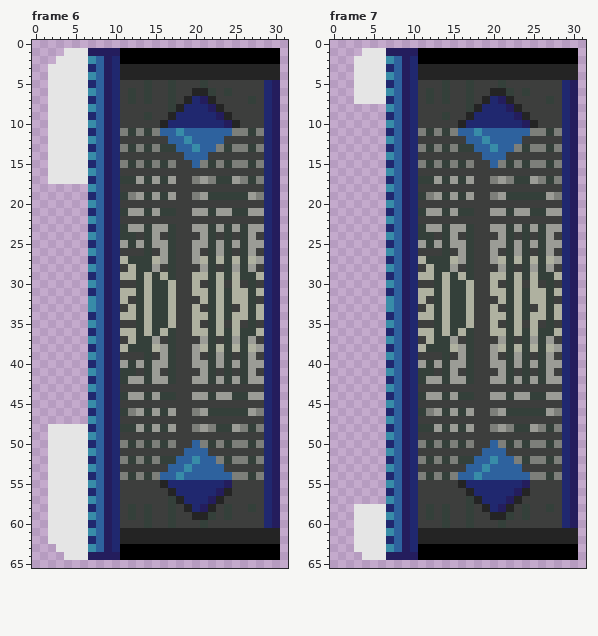
One commit to this pixel-art file: Assets/Sprites/Scenery/Global/BlasterDoor.aseprite. The picture above was drawn from the file before the commit.
32x66 pixels, 9 frames. Shown: frame 6, frame 7. The commit also changed other frames, which this record leaves out.
Once edited:
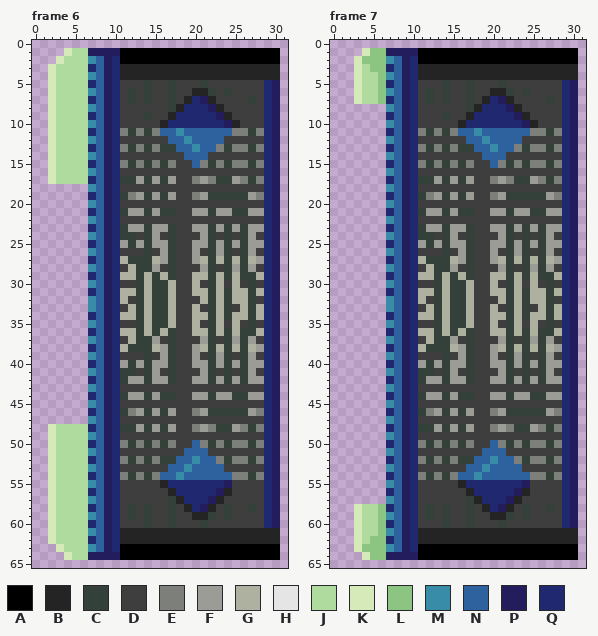
Palette (. is transparent): A #000000  B #242424  C #34403a  D #3d3e3d  E #7d7f7a  F #9b9c96  G #afb1a0  H #e5e5e5  J #b0db9f  K #d5e9b9  L #8bc581  M #388ca8  N #2e629e  P #241d5d  Q #20286f
From old to new:
--- frame 6
@@ x 0..8 @@
  0 .........
- 1 ....HHHPP
- 2 ...HHHHMN
- 3 ..HHHHHQN
- 4 ..HHHHHMN
- 5 ..HHHHHQN
- 6 ..HHHHHMN
- 7 ..HHHHHQN
- 8 ..HHHHHMN
- 9 ..HHHHHQN
-10 ..HHHHHMN
-11 ..HHHHHQN
-12 ..HHHHHMN
-13 ..HHHHHQN
-14 ..HHHHHMN
-15 ..HHHHHQN
-16 ..HHHHHMN
-17 ..HHHHHQN
+ 1 ....KJJPP
+ 2 ...KJJJMN
+ 3 ..KJJJJQN
+ 4 ..KJJJJMN
+ 5 ..KJJJJQN
+ 6 ..KJJJJMN
+ 7 ..KJJJJQN
+ 8 ..KJJJJMN
+ 9 ..KJJJJQN
+10 ..KJJJJMN
+11 ..KJJJJQN
+12 ..KJJJJMN
+13 ..KJJJJQN
+14 ..KJJJJMN
+15 ..KJJJJQN
+16 ..KJJJJMN
+17 ..KJJJJQN
 18 .......MN
@@ x 0..8 @@
 47 .......MN
-48 ..HHHHHQN
-49 ..HHHHHMN
-50 ..HHHHHQN
-51 ..HHHHHMN
-52 ..HHHHHQN
-53 ..HHHHHMN
-54 ..HHHHHQN
-55 ..HHHHHMN
-56 ..HHHHHQN
-57 ..HHHHHMN
-58 ..HHHHHQN
-59 ..HHHHHMN
-60 ..HHHHHQN
-61 ..HHHHHMN
-62 ..HHHHHQN
-63 ...HHHHMN
-64 ....HHHPP
+48 ..KJJJJQN
+49 ..KJJJJMN
+50 ..KJJJJQN
+51 ..KJJJJMN
+52 ..KJJJJQN
+53 ..KJJJJMN
+54 ..KJJJJQN
+55 ..KJJJJMN
+56 ..KJJJJQN
+57 ..KJJJJMN
+58 ..KJJJJQN
+59 ..KJJJJMN
+60 ..KJJJJQN
+61 ..KJJJJMN
+62 ..KJJJJQN
+63 ...KJJJMN
+64 ....KJJPP
 65 .........
--- frame 7
@@ x 1..8 @@
  0 ........
- 1 ...HHHPP
- 2 ..HHHHMN
- 3 ..HHHHQN
- 4 ..HHHHMN
- 5 ..HHHHQN
- 6 ..HHHHMN
- 7 ..HHHHQN
+ 1 ...KLLPP
+ 2 ..KLLLMN
+ 3 ..KJLLQN
+ 4 ..KJJLMN
+ 5 ..KJJLQN
+ 6 ..KJJLMN
+ 7 ..KJJLQN
  8 ......MN
@@ x 1..8 @@
 57 ......MN
-58 ..HHHHQN
-59 ..HHHHMN
-60 ..HHHHQN
-61 ..HHHHMN
-62 ..HHHHQN
-63 ..HHHHMN
-64 ...HHHPP
+58 ..KJJLQN
+59 ..KJJLMN
+60 ..KJJLQN
+61 ..KJJLMN
+62 ..KJLLQN
+63 ..KLLLMN
+64 ...KLLPP
 65 ........
Boxes around the changes in both pictures, in picture pixels (x1, y1, x2, y2):
changed: (48, 48, 88, 184)
changed: (48, 424, 88, 560)
changed: (354, 48, 386, 104)
changed: (354, 504, 386, 560)
